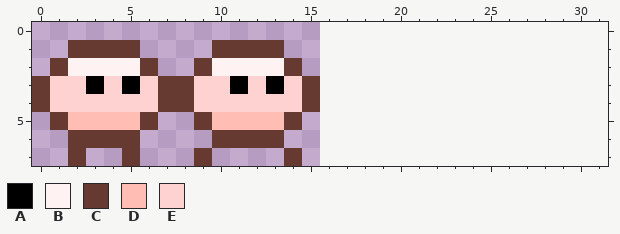
File history of a pixel-art sprite, assets/test/integration/demo/hero_8x8.png. This is how it looked before the edit.
The file is 16x8 pixels. The old version is drawn lined up with the new one, on the new canvas.
Palette (. is transparent): A #000000  B #fff2f2  C #663931  D #ffbdb3  E #ffd2d2
Pixels before, first column x 0:
1 ..CCCC....CCCC..
2 .CBBBBC..CBBBBC.
3 CEEAEAECCEEAEAEC
4 CEEEEEECCEEEEEEC
5 .CDDDDC..CDDDDC.
6 ..CCCC....CCCC..
7 ..C..C...C....C.
After:
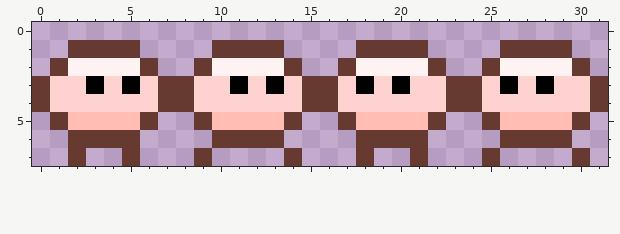
From old to new:
canvas 16x8 -> 32x8
y 1: x 18..21 .... -> CCCC; x 26..29 .... -> CCCC
y 2: x 17..22 ...... -> CBBBBC; x 25..30 ...... -> CBBBBC
y 3: x 16..31 ................ -> CEAEAEECCEAEAEEC
y 4: x 16..31 ................ -> CEEEEEECCEEEEEEC
y 5: x 17..22 ...... -> CDDDDC; x 25..30 ...... -> CDDDDC
y 6: x 18..21 .... -> CCCC; x 26..29 .... -> CCCC
y 7: x 18 . -> C; x 21 . -> C; x 25 . -> C; x 30 . -> C
Where, in picture pixels (left, top, right, bottom), the same in both pictures:
added: (320, 40, 608, 166)
